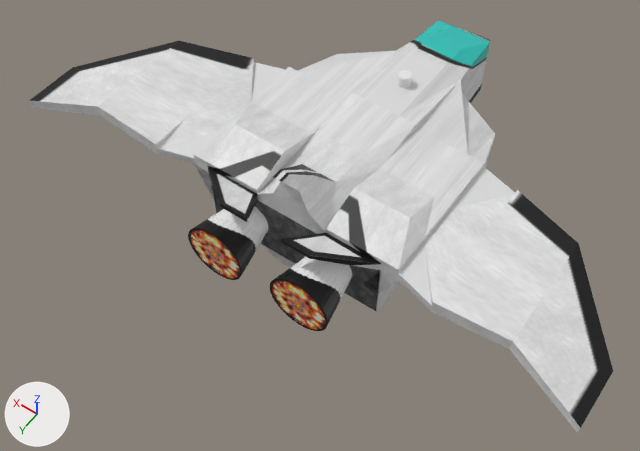
An edit to the Blender file Application/assets/models/spaceShip/spaceShip.blend, drawn before and after from the same camera.
Before and after are seen from a 50 mm lens placed at (-8.12, 11.32, 17.16), pointed at (0.17, -0.28, -1.07). The lights are fixed; the arrows at lower left show +X, +Y and +Z.

The scene before the commit, as lines of its bpy script (objects in view):
```python
mat_spacecraftmaterial = principled_material('SpacecraftMaterial')
mat_spacecraftmaterial.texture = img_space_ship_textura_png
me_cube = bpy.data.meshes.new('Cube')
me_cube.from_pydata(...)  # 352 vertices, 350 faces; spans x -7.8..7.9, y -2.6..0.6, z -1.3..2.6
me_cube.materials.append(mat_spacecraftmaterial)  # picture img_space_ship_textura_png
me_cylinder = bpy.data.meshes.new('Cylinder')
me_cylinder.from_pydata(...)  # a 32-sided cut cone along z (radius 0.83 at the low end, 0.52 at the high end) spanning x 0.85..2.5, y -0.4..1.25, z -0.09..0.96
me_cylinder.materials.append(mat_thrustermaterial)  # picture img_propulsor_text_png
me_cylinder_001 = bpy.data.meshes.new('Cylinder.001')
me_cylinder_001.from_pydata(...)  # a 32-sided cut cone along z (radius 0.83 at the low end, 0.52 at the high end) spanning x 0.85..2.5, y -0.4..1.25, z -0.09..0.96
me_cylinder_001.materials.append(mat_thrustermaterial)  # picture img_propulsor_text_png
ob_spacecraft = bpy.data.objects.new('Spacecraft', me_cube)
ob_spacecraft.location = (0.0, 0.0, 0.0)
ob_spacecraft.scale = (1.0, 3.28, 1.0)
ob_thruster1 = bpy.data.objects.new('Thruster1', me_cylinder)
ob_thruster1.location = (-0.41, 2.42, -0.49)
ob_thruster1.rotation_euler = (1.571, 0.0, 0.0)  # degrees (90, 0, 0)
ob_thruster1.scale = (1.0, 1.0, 1.45)
ob_thruster2 = bpy.data.objects.new('Thruster2', me_cylinder_001)
ob_thruster2.location = (-2.9, 2.42, -0.49)
ob_thruster2.rotation_euler = (1.571, 0.0, 0.0)  # degrees (90, 0, 0)
ob_thruster2.scale = (1.0, 1.0, 1.45)
```
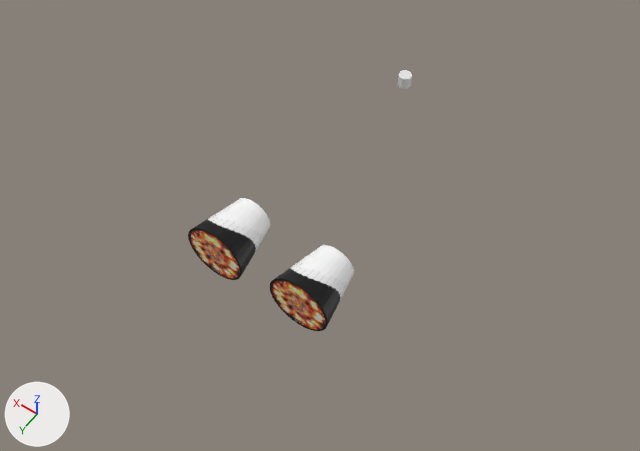
Commit message: fix emitTexture SpaceCraft

Changed parts and their boxes [x1, y1, x2, y2] in the pictures (640 x 451 px):
'Spacecraft', surface changed, reshaped (white to grey): [29, 20, 613, 432] in both
part 1 of me_cube, built on: before [210, 51, 393, 244]; after [221, 54, 358, 210]

Diff of the bpy script that builds the scene:
```diff
--- a/Application/assets/models/spaceShip/spaceShip.blend.py
+++ b/Application/assets/models/spaceShip/spaceShip.blend.py
@@ img_space_ship_textura_emit_png @@
+img_space_ship_textura_emit_png = load_image('space ship textura_emit.png', 'space ship textura_emit.png', 1, 1, 'sRGB')
@@ mat_spacecraftmaterial @@
 n0 = _N.new('ShaderNodeBsdfPrincipled'); n0.name = 'Principled BSDF'
 n0.subsurface_method = 'BURLEY'
+n0.inputs[2].default_value = 0.75  # 'Roughness'
+n0.inputs[4].default_value = 0.0  # 'Alpha'
+n0.inputs[28].default_value = 1.0  # 'Emission Strength'
 n1 = _N.new('ShaderNodeOutputMaterial'); n1.name = 'Material Output'
@@ mat_spacecraftmaterial @@
 n2.image = img_space_ship_textura_png
+n3 = _N.new('ShaderNodeTexImage'); n3.name = 'Image Texture.001'
+n3.image = img_space_ship_textura_emit_png
 _L.new(n0.outputs[0], n1.inputs[0])  # 'BSDF' to 'Surface'
 _L.new(n2.outputs[0], n0.inputs[0])  # 'Color' to 'Base Color'
+_L.new(n3.outputs[0], n0.inputs[27])  # 'Color' to 'Emission Color'
@@ me_cube @@
 # used by ob_spacecraft; location = (0.0, 0.0, 0.0); scale = (1.0, 3.28, 1.0)
-me_cube.from_pydata(...)  # 352 vertices, 350 faces; spans x -7.8..7.9, y -2.6..0.6, z -1.3..2.6
+me_cube.from_pydata(...)  # 356 vertices, 354 faces; spans x -7.8..7.9, y -2.6..0.6, z -1.3..2.6
+# me_cube part 1
+# 2 vertices are removed from x 1.0..2.5, y -1.2..-1.1, z -1.0..-0.6
+# 7 faces are deleted
+# 7 vertices move from x 1.0..2.5, y -1.3..0.3, z -1.0..1.1 to x 1.0..2.5, y -1.4..0.3, z -1.0..0.7
+# 6 vertices are added at (2.5, -1.2, -1.0), (1.4, -1.5, -0.5), (1.0, -1.5, -0.7), (2.5, -1.2, -1.0), (1.0, -1.4, -1.0), (2.5, -1.1, -0.6)
+# 11 new faces join them
 me_cube.materials.append(mat_spacecraftmaterial)
```
